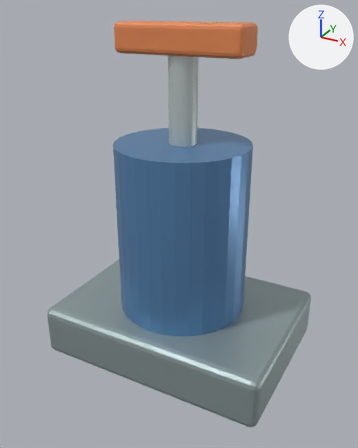
The Blender file assets/blender-source/pump.blend as it was, and as the next commit left it.
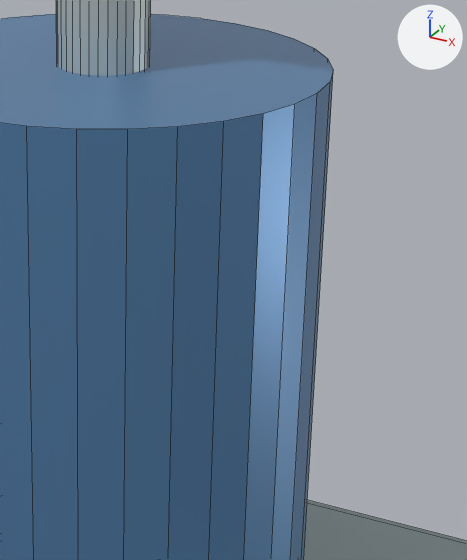
The first picture shows the older version from a 50 mm lens placed at (0.733, -1.358, 1.166), pointed at (0.003, -0.031, 0.503). The close-ups show the older and then the newer version on the part from 42% to 82% of the width and 28% to 66% of the height of that picture. Only the edits that show in the close-ups are written down. Arrows for +X, +Y and +Z are at upper right; the lights stay in place. The close-ups show mesh edges as thin lines.

In view in the first close-up: 'Pump_Base', 'Pump_Chamber', 'Pump_Handle_Rod'.
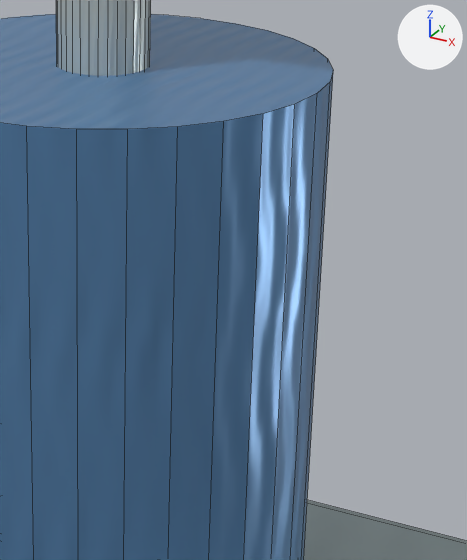
What differs and where, as boxes [x1, y1, x2, y2] in the close-ups (467 x 560 px):
'Pump_Chamber', surface changed
    both: [131, 68, 318, 560]

Edits to the bpy script that builds the scene:
```text
Add img_pl_pump_chamber_mat_roughness:
    img_pl_pump_chamber_mat_roughness = load_image('PL_Pump_Chamber_mat_Roughness', '_unpacked/PL_Pump_Chamber_mat_Roughness', 128, 128, 'Non-Color')
Add img_pl_pump_chamber_mat_normal:
    img_pl_pump_chamber_mat_normal = load_image('PL_Pump_Chamber_mat_Normal', '_unpacked/PL_Pump_Chamber_mat_Normal', 128, 128, 'Non-Color')
Add img_pl_pump_chamber_mat_basecolor:
    img_pl_pump_chamber_mat_basecolor = load_image('PL_Pump_Chamber_mat_BaseColor', '_unpacked/PL_Pump_Chamber_mat_BaseColor', 128, 128, 'sRGB')
Change mat_pl_pump_chamber_mat:
    remove # nodes: BsdfPrincipled, OutputMaterial
    remove # colours: blue #6190bf
    nodes: BsdfPrincipled, NormalMap, OutputMaterial, TexImage x3
    uses the picture img_pl_pump_chamber_mat_basecolor
    uses the picture img_pl_pump_chamber_mat_normal
    uses the picture img_pl_pump_chamber_mat_roughness
```
